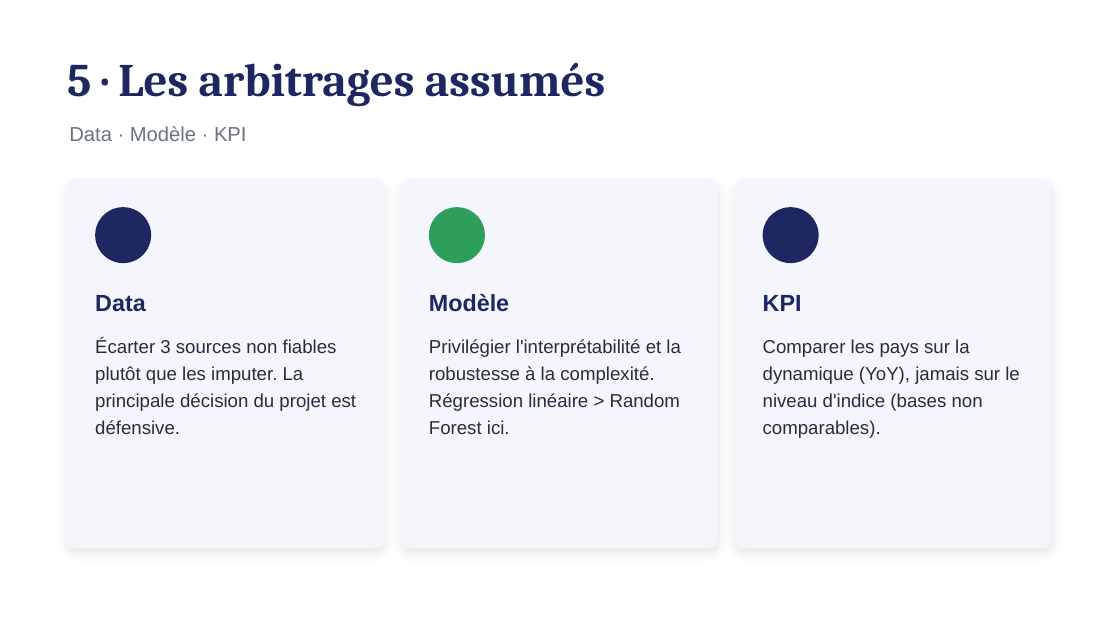
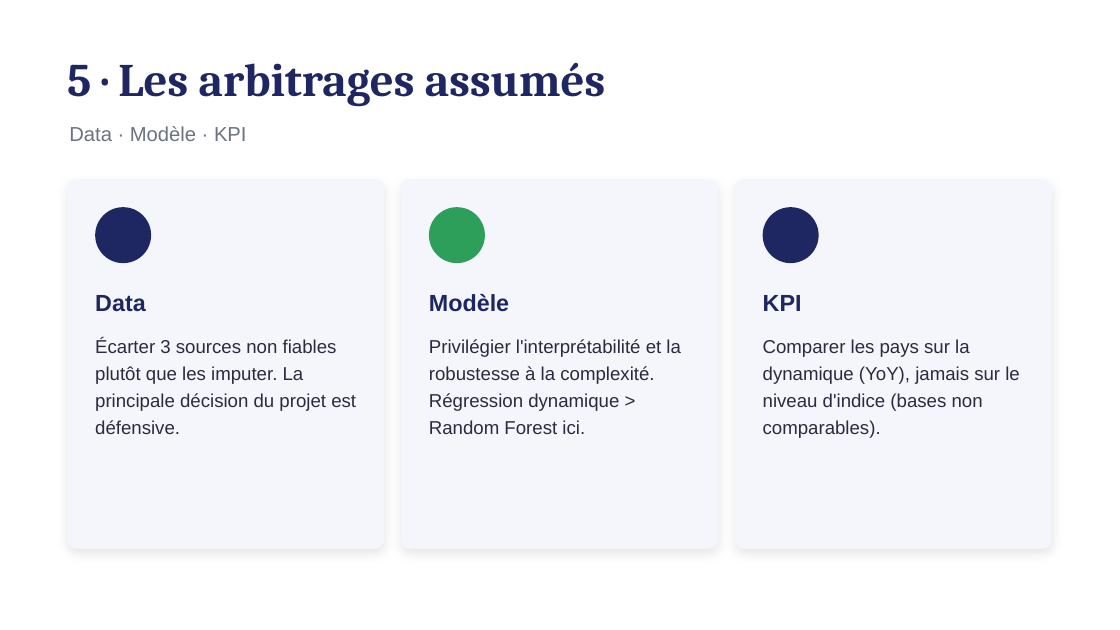
Before and after one commit to kteken10/aed_examen_final, a slide deck: slide 6 of rendu_final/05_Rapport_Management_Projet.pptx. Drawn at 1120x630 pixels with LibreOffice and Linux fonts; fonts in the diff are those of the drawing. Boxes give left, top, right and bottom in pixels: in the first picture for what was removed or moved away, otherwise in the second. Text is boxed around its words. In the diff, an @@ line names an element or a change of style, - is before the commit and + after.

```diff
--- a/rendu_final/05_Rapport_Management_Projet.pptx
+++ b/rendu_final/05_Rapport_Management_Projet.pptx
@@ text at [429, 339, 681, 434]: text changed @@
-Privilégier l'interprétabilité et la robustesse à la complexité. Régression linéaire > Random Forest ici.
+Privilégier l'interprétabilité et la robustesse à la complexité. Régression dynamique > Random Forest ici.
```
Also in this commit, not shown: 5 other slides changed, 12 other files.
